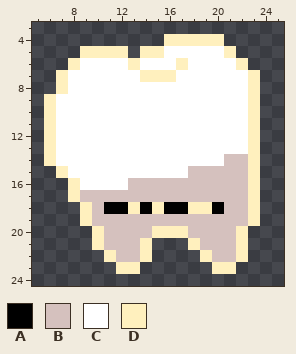
Pixel-art sprite: packages/nouns-img-permutator/assets/layer-3/head-tooth.png. The first picture shows the starting point.
The file is 32x32 pixels. Shown: x 5..25, y 3..24.
Palette (. is transparent): A #000000  B #d5c1be  C #ffffff  D #fff0be
New version:
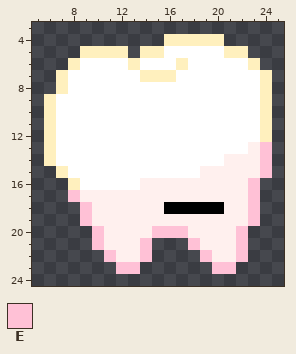
Colours new in this view: E #ffc1d6
The exact change:
colour B: #d5c1be -> #fff0ee
Changed rows in their new state; - is a pixel that keeps its letter.
first column x 8:
 5 --------------D--
 6 --------------CD-
 7 ---------------CD
 8 ---------------CD
 9 ---------------CD
10 ---------------CD
11 ---------------CD
12 ---------------CD
13 ---------------BE
14 ---------------BE
15 ----------C----BE
16 -----C---------E-
17 E--------------E-
18 -E-BBBBB--AA---E-
19 -E-------------E-
20 --E----EEE----E--
21 --E---E---E---E--
22 ---E--E----E--E--
23 ----EE------EE---
Pixel boxes of the changes (left, top, right, bottom) in both pictures:
changed: (68, 46, 272, 274)
